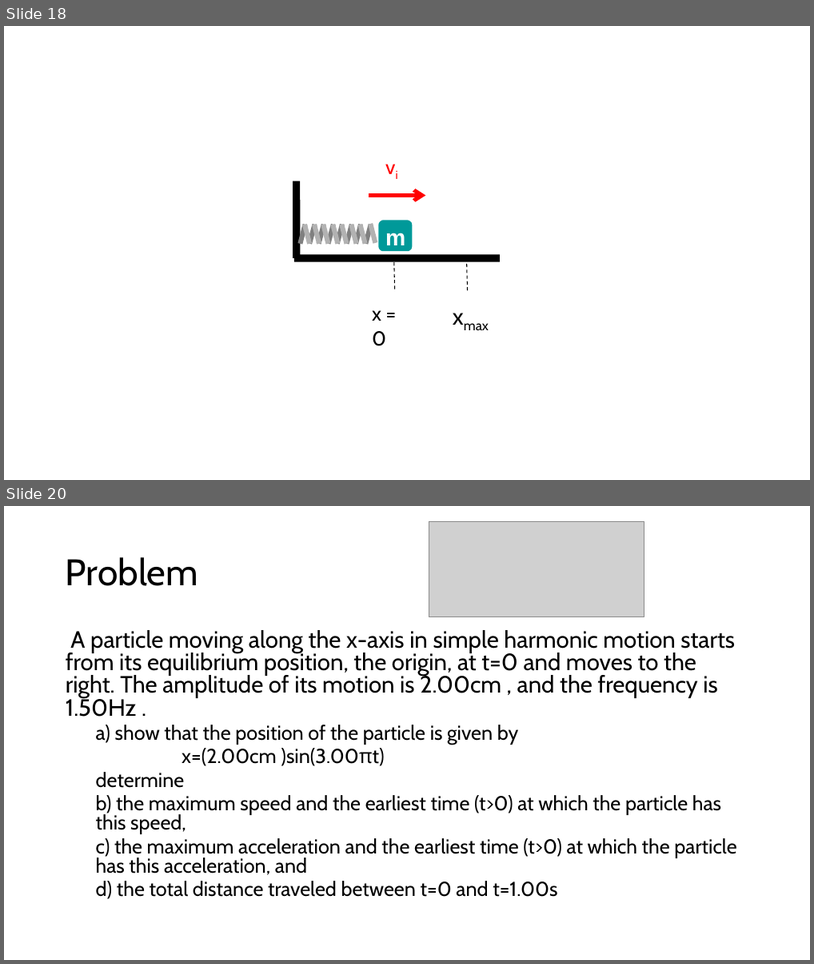
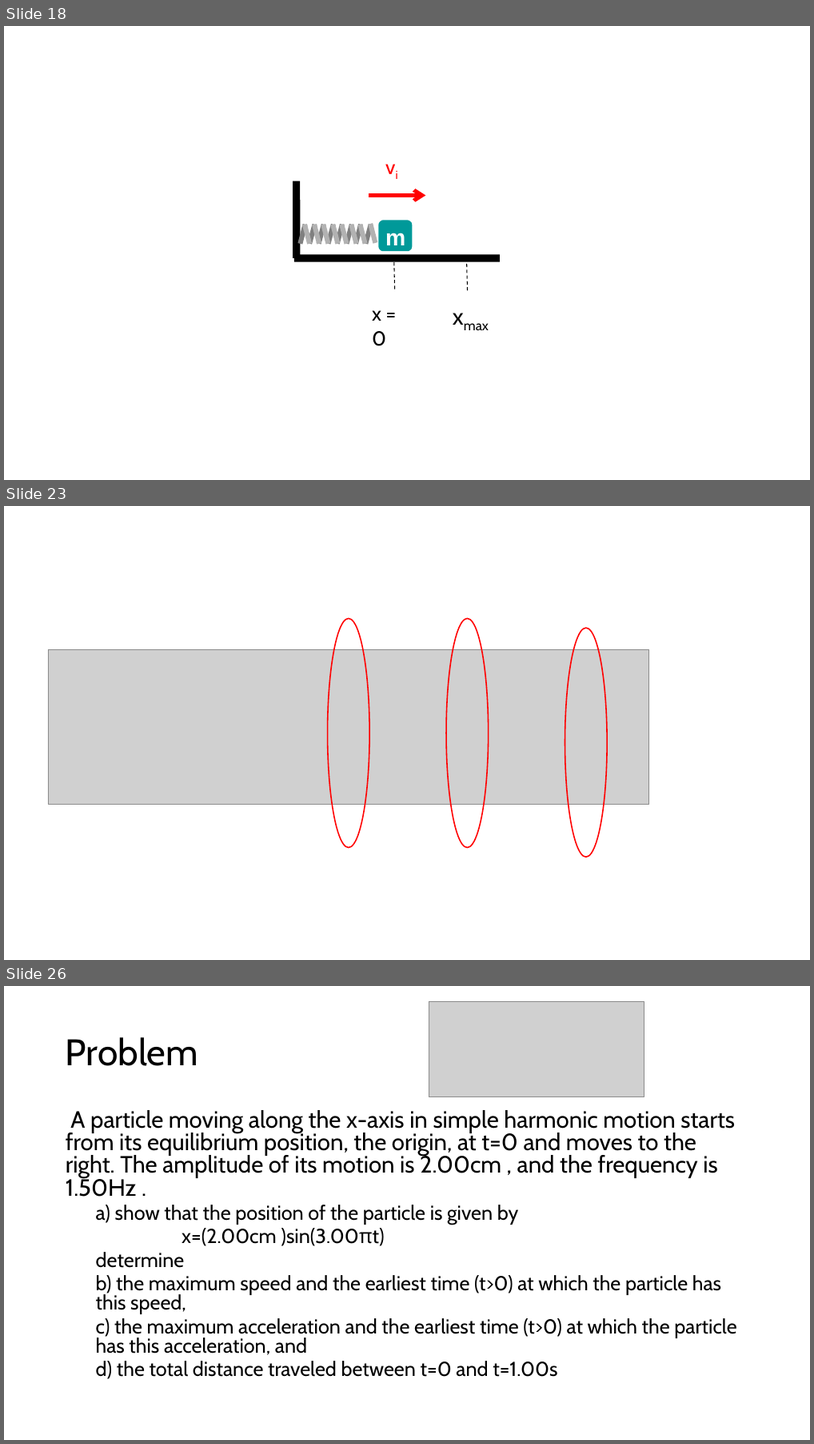
Before and after one commit to rtlines/Introductory-Physics-II, a slide deck: Lecture_Slides/PH 123 Lecture 02.pptx. Shown one above the other, each under a label of ours: slides 18 and 20 before the commit, slides 18, 23 and 26 after it; the slides between them are not shown. The pictures are 814x964 and 814x1444 pixels, drawn with LibreOffice and Linux fonts; fonts in the diff are those of the drawing; grey boxes stand for pictures. Boxes give left, top, right and bottom in pixels: in the first picture for what was removed or moved away, otherwise in the second. Text is boxed around its words. In the diff, an @@ line names an element or a change of style, - is before the commit and + after.

```diff
--- a/Lecture_Slides/PH 123 Lecture 02.pptx
+++ b/Lecture_Slides/PH 123 Lecture 02.pptx
@@ slide 23 added at bbox=[4, 506, 810, 960], background #FFFFFF @@
@@ ellipse added at bbox=[328, 619, 370, 847], outline #FF0000 1.5 pt @@
@@ ellipse added at bbox=[447, 619, 489, 847], outline #FF0000 1.5 pt @@
@@ picture added at bbox=[48, 649, 650, 804] @@
@@ ellipse added at bbox=[566, 628, 608, 856], outline #FF0000 1.5 pt @@
@@ what was slide 20 is now slide 26 @@
```
Also in this commit, not shown: 1 slide changed, 6 other slides added, 1 slide removed, 25 other files.
